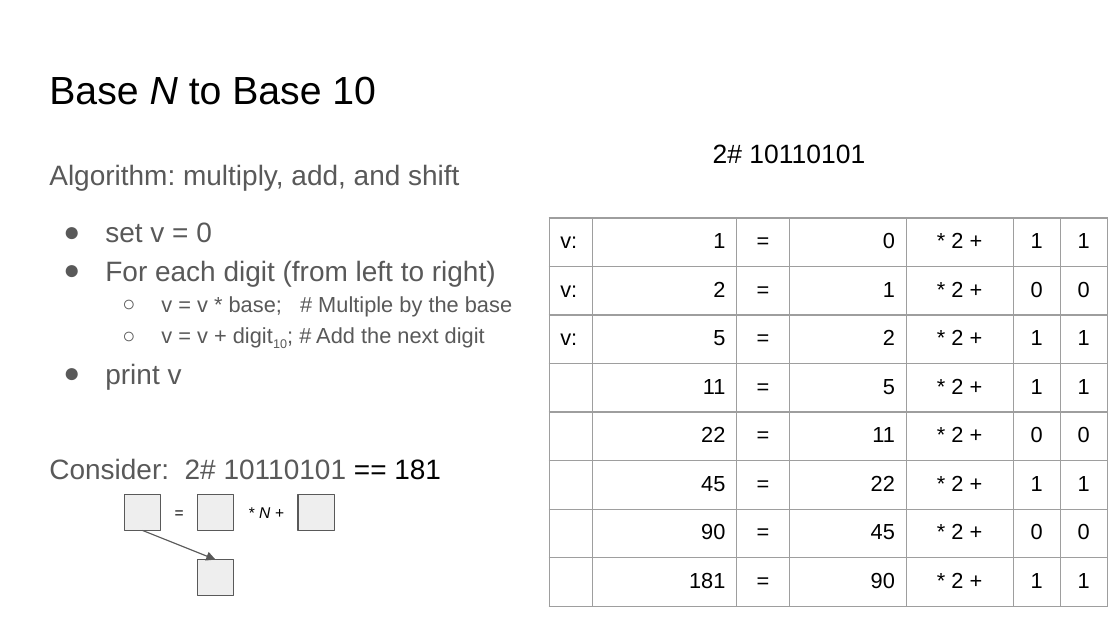
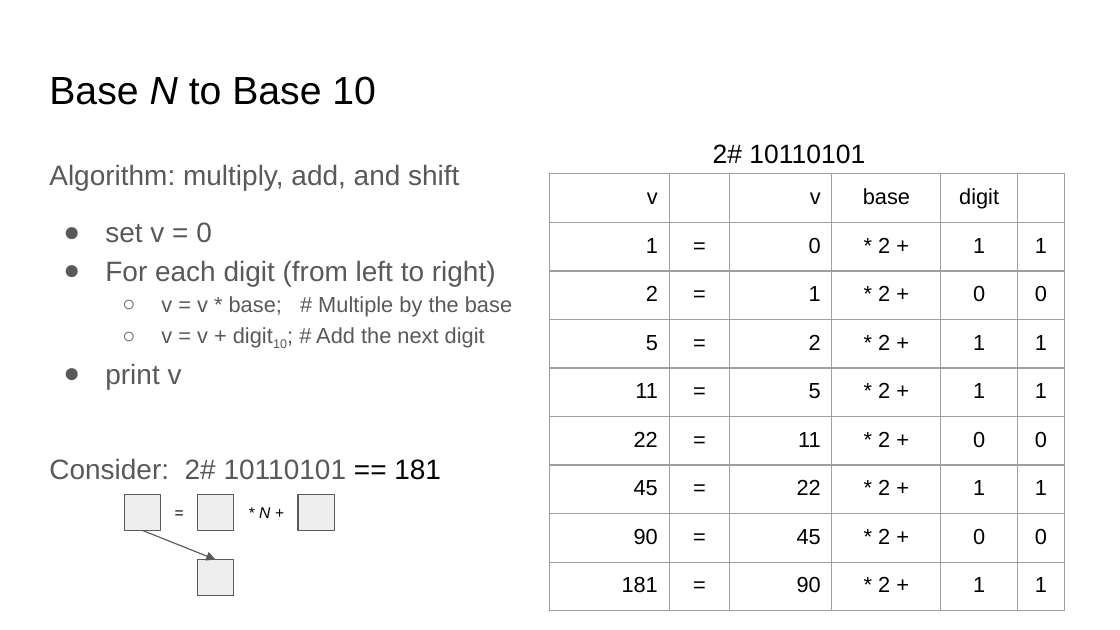
Before and after one commit to COMP122/comp122-f24, a slide deck: slide 3 of format-encodings/slide_presentations/.hidden/conversion-between-bases.pptx. Drawn at 1120x630 pixels with LibreOffice and Linux fonts; fonts in the diff are those of the drawing. Boxes give left, top, right and bottom in pixels: in the first picture for what was removed or moved away, otherwise in the second. Text is boxed around its words. In the diff, an @@ line names an element or a change of style, - is before the commit and + after.

```diff
--- a/format-encodings/slide_presentations/.hidden/conversion-between-bases.pptx
+++ b/format-encodings/slide_presentations/.hidden/conversion-between-bases.pptx
@@ table at [549, 174, 1063, 610] @@
-v: | 1 | = | 0 | * 2 + | 1 | 1
-v: | 2 | = | 1 | * 2 + | 0 | 0
-v: | 5 | = | 2 | * 2 + | 1 | 1
- | 11 | = | 5 | * 2 + | 1 | 1
- | 22 | = | 11 | * 2 + | 0 | 0
- | 45 | = | 22 | * 2 + | 1 | 1
- | 90 | = | 45 | * 2 + | 0 | 0
- | 181 | = | 90 | * 2 + | 1 | 1
+v |  | v | base | digit | 
+1 | = | 0 | * 2 + | 1 | 1
+2 | = | 1 | * 2 + | 0 | 0
+5 | = | 2 | * 2 + | 1 | 1
+11 | = | 5 | * 2 + | 1 | 1
+22 | = | 11 | * 2 + | 0 | 0
+45 | = | 22 | * 2 + | 1 | 1
+90 | = | 45 | * 2 + | 0 | 0
+181 | = | 90 | * 2 + | 1 | 1
@@ table: place and size @@
-table at [549, 218, 1107, 607]
+table at [549, 174, 1063, 610]
```
Also in this commit, not shown: 2 other slides changed, 1 other file.
